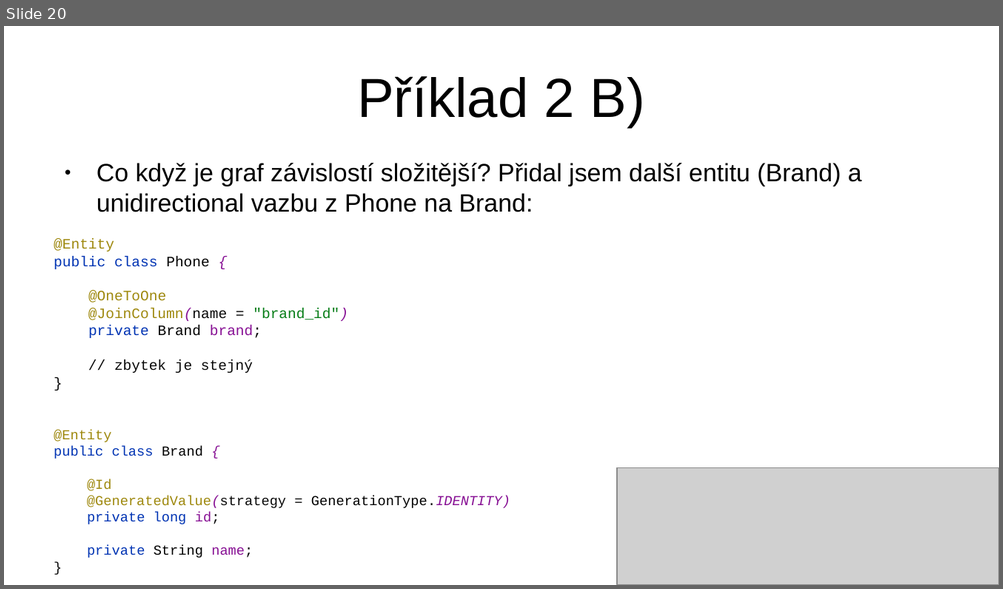
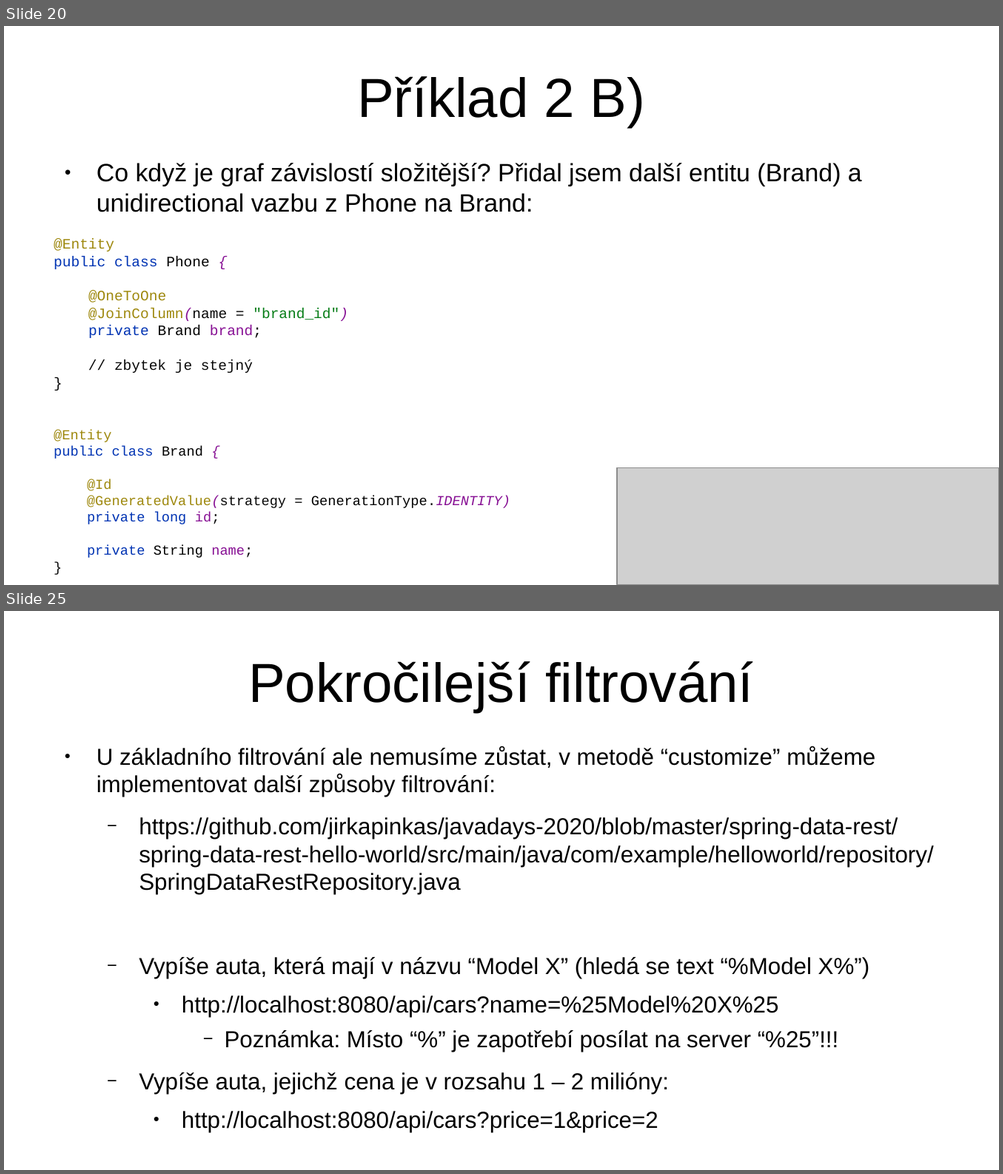
Before and after one commit to jirkapinkas/javadays-2020, a slide deck: spring-data-rest/Prednaska.odp. Shown one above the other, each under a label of ours: slide 20 before the commit, slides 20 and 25 after it; the slides between them are not shown. The pictures are 1003x589 and 1003x1174 pixels, drawn with LibreOffice and Linux fonts; fonts in the diff are those of the drawing; grey boxes stand for pictures. Boxes give left, top, right and bottom in pixels: in the first picture for what was removed or moved away, otherwise in the second. Text is boxed around its words. In the diff, an @@ line names an element or a change of style, - is before the commit and + after.

```diff
--- a/spring-data-rest/Prednaska.odp
+++ b/spring-data-rest/Prednaska.odp
@@ slide 25 added at bbox=[4, 611, 999, 1170], background #FFFFFF @@
@@ title added at bbox=[248, 661, 753, 712], 44 pt, text #000000 @@
+Pokročilejší filtrování
@@ text added at bbox=[96, 746, 933, 1133], 18.5 pt, text #000000 @@
+● U základního filtrování ale nemusíme zůstat, v metodě “customize” můžeme implementovat další způsoby filtrování:
+  − https://github.com/jirkapinkas/javadays-2020/blob/master/spring-data-rest/spring-data-rest-hello-world/src/main/java/com/example/helloworld/repository/SpringDataRestRepository.java
+  − Vypíše auta, která mají v názvu “Model X” (hledá se text “%Model X%”)
+    ● http://localhost:8080/api/cars?name=%25Model%20X%25
+      − Poznámka: Místo “%” je zapotřebí posílat na server “%25”!!!
+  − Vypíše auta, jejichž cena je v rozsahu 1 – 2 milióny:
+    ● http://localhost:8080/api/cars?price=1&price=2
```
Also in this commit, not shown: 4 slides changed, 14 other slides added, 2 slides removed, 6 other files.
